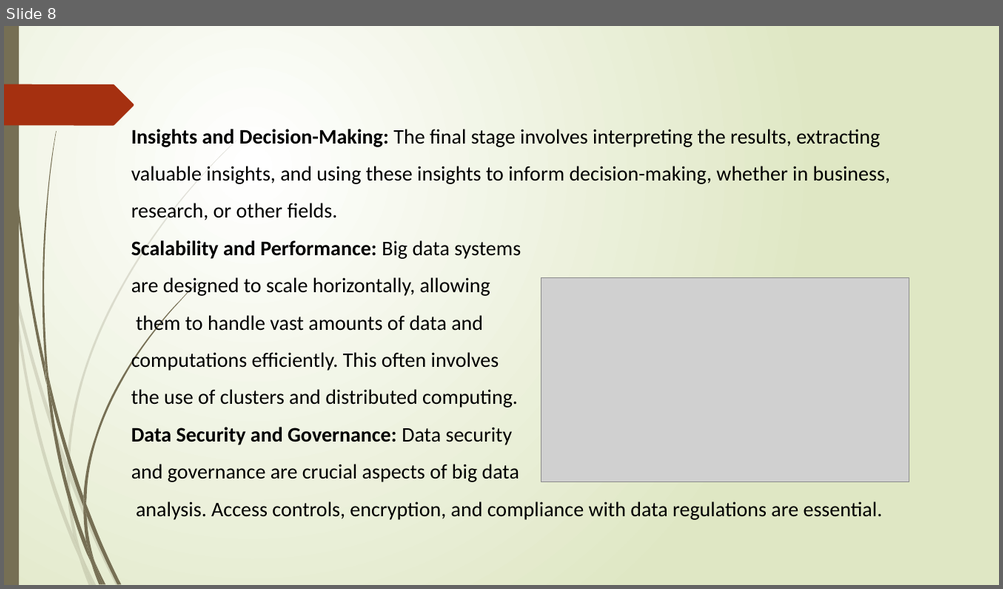
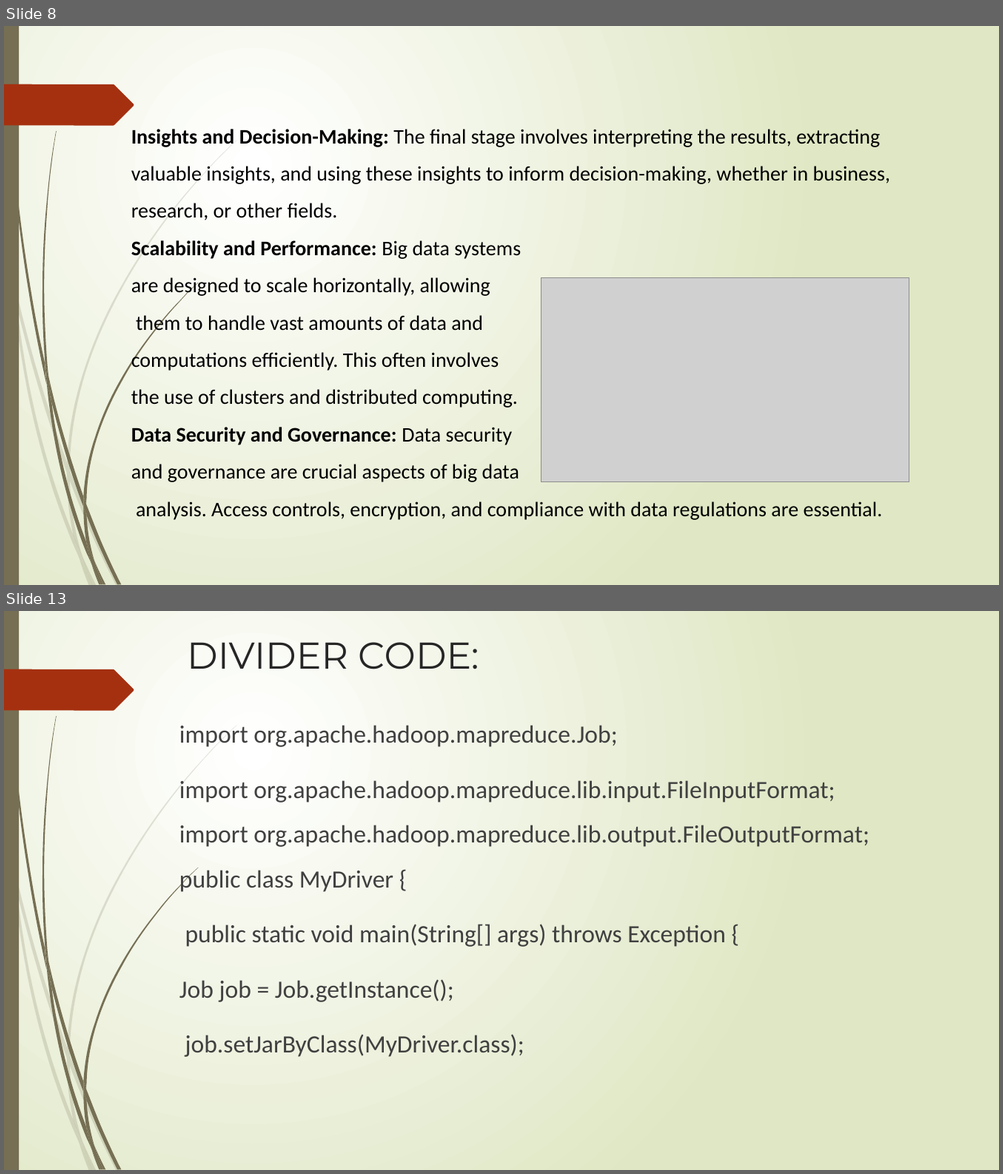
Before and after one commit to Indhu-pri/Indhu, a slide deck: bigdata.pptx. Shown one above the other, each under a label of ours: slide 8 before the commit, slides 8 and 13 after it; the slides between them are not shown. The pictures are 1003x589 and 1003x1174 pixels, drawn with LibreOffice and Linux fonts; fonts in the diff are those of the drawing; grey boxes stand for pictures. Boxes give left, top, right and bottom in pixels: in the first picture for what was removed or moved away, otherwise in the second. Text is boxed around its words. In the diff, an @@ line names an element or a change of style, - is before the commit and + after.

```diff
--- a/bigdata.pptx
+++ b/bigdata.pptx
@@ slide 13 added at bbox=[4, 611, 999, 1170], background gradient #FFFFFF to #DFE8C4; not listed: 24 template elements that a slide beside it also shows @@
@@ title added at bbox=[187, 642, 478, 669], 36 pt, text #262626 @@
+DIVIDER CODE:
@@ text added at bbox=[179, 725, 869, 1002], 24 pt, text #404040 @@
+import org.apache.hadoop.mapreduce.Job;
+import org.apache.hadoop.mapreduce.lib.input.FileInputFormat; import org.apache.hadoop.mapreduce.lib.output.FileOutputFormat; public class MyDriver {
+public static void main(String[] args) throws Exception {
+Job job = Job.getInstance();
+job.setJarByClass(MyDriver.class);
```
Also in this commit, not shown: 6 other slides added.
